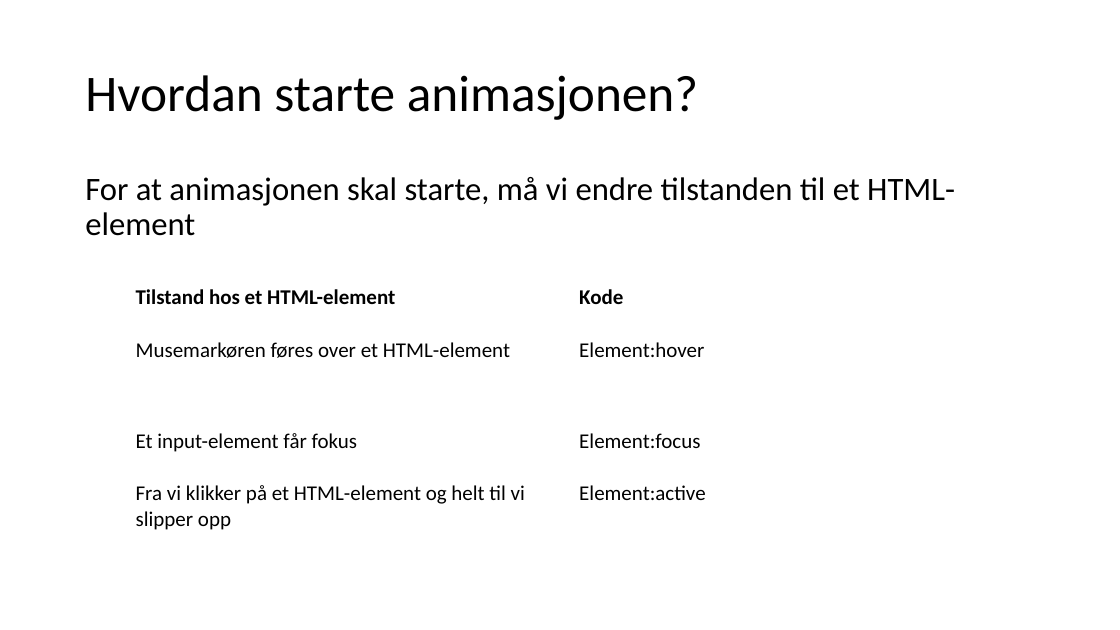
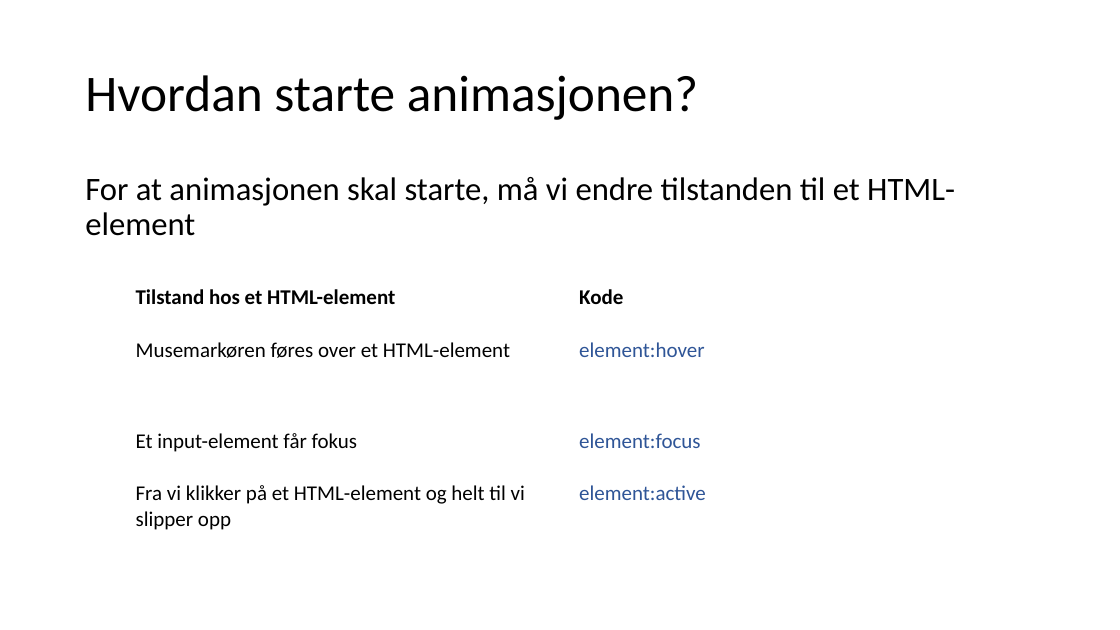
Before and after one commit to AizanM/IT2, a slide deck: slide 5 of Uke 5/Uke5-Presentasjon.pptx. Drawn at 1120x630 pixels with LibreOffice and Linux fonts; fonts in the diff are those of the drawing. Boxes give left, top, right and bottom in pixels: in the first picture for what was removed or moved away, otherwise in the second. Text is boxed around its words. In the diff, an @@ line names an element or a change of style, - is before the commit and + after.

```diff
--- a/Uke 5/Uke5-Presentasjon.pptx
+++ b/Uke 5/Uke5-Presentasjon.pptx
@@ table at box(127, 281, 1014, 567) @@
-row 2, column 2: Element:hover
+row 2, column 2: element:hover
-row 3, column 2: Element:focus
+row 3, column 2: element:focus
-row 4, column 2: Element:active
+row 4, column 2: element:active
```
Also in this commit, not shown: 3 other slides changed, 1 other file.
